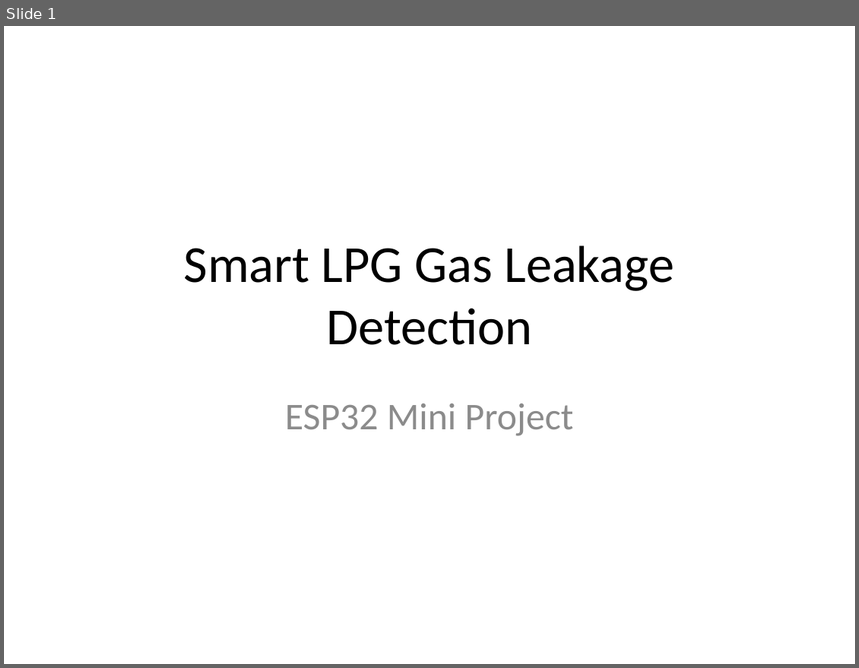
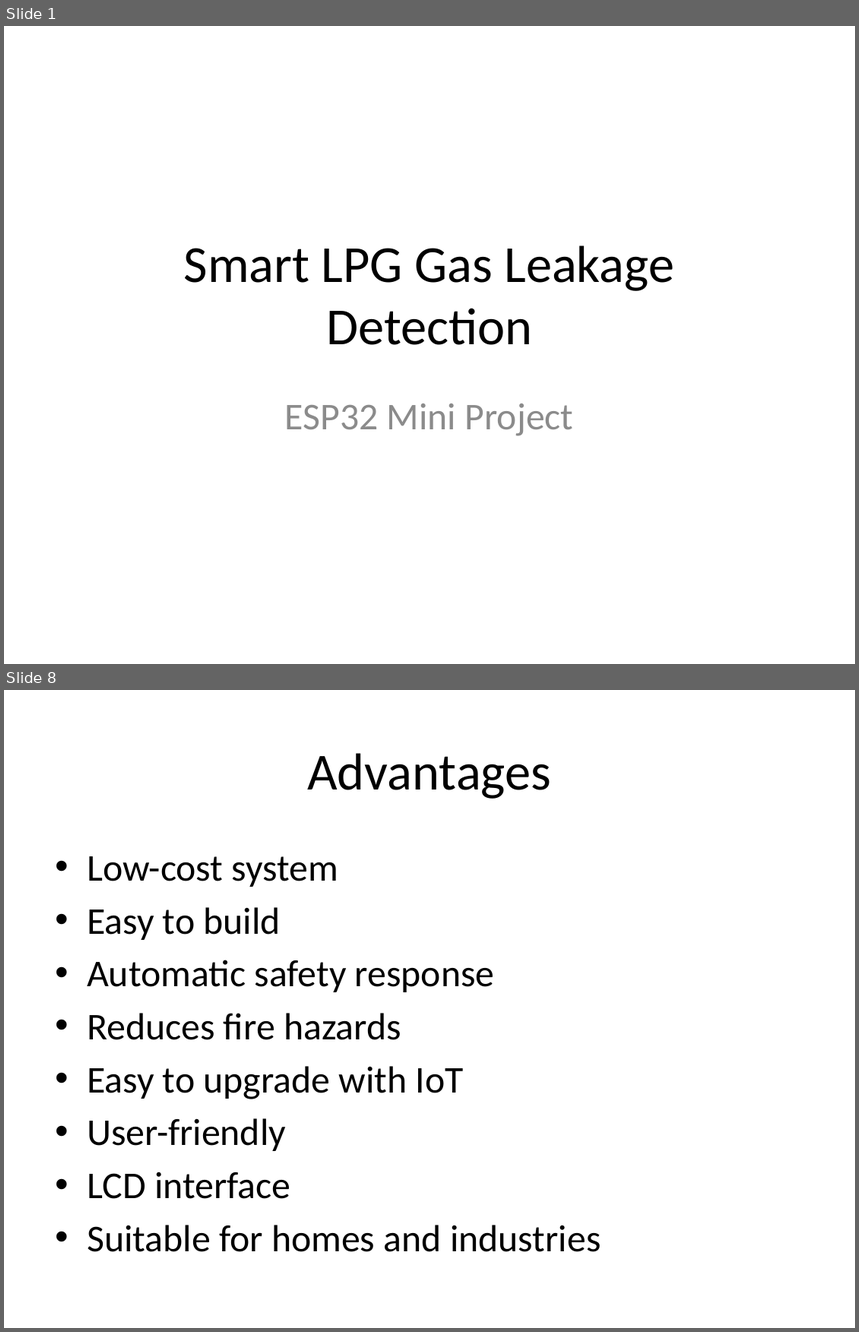
Before and after one commit to sangeeth2008/Smart-LPG-Gas-Leakage-Detection-Automatic-Safety-System, a slide deck: Presentation/Smart_LPG_Project.pptx. Shown one above the other, each under a label of ours: slide 1 before the commit, slides 1 and 8 after it; the slides between them are not shown. The pictures are 859x668 and 859x1332 pixels, drawn with LibreOffice and Linux fonts; fonts in the diff are those of the drawing. Boxes give left, top, right and bottom in pixels: in the first picture for what was removed or moved away, otherwise in the second. Text is boxed around its words. In the diff, an @@ line names an element or a change of style, - is before the commit and + after.

```diff
--- a/Presentation/Smart_LPG_Project.pptx
+++ b/Presentation/Smart_LPG_Project.pptx
@@ slide 8 added at [4,690,855,1328], background #FFFFFF @@
@@ title added at [307,753,551,799], 44 pt, text #000000 @@
+Advantages
@@ text added at [87,856,601,1252], 32 pt, text #000000 @@
+• Low-cost system
+• Easy to build
+• Automatic safety response
+• Reduces fire hazards
+• Easy to upgrade with IoT
+• User-friendly
+• LCD interface
+• Suitable for homes and industries
```
Also in this commit, not shown: 4 slides changed, 3 other slides added, 1 slide removed.
